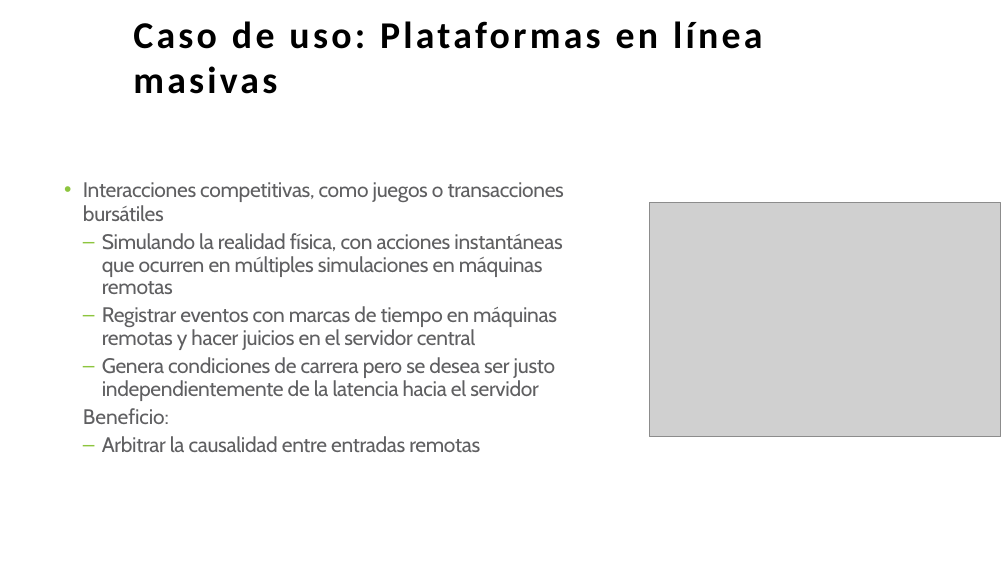
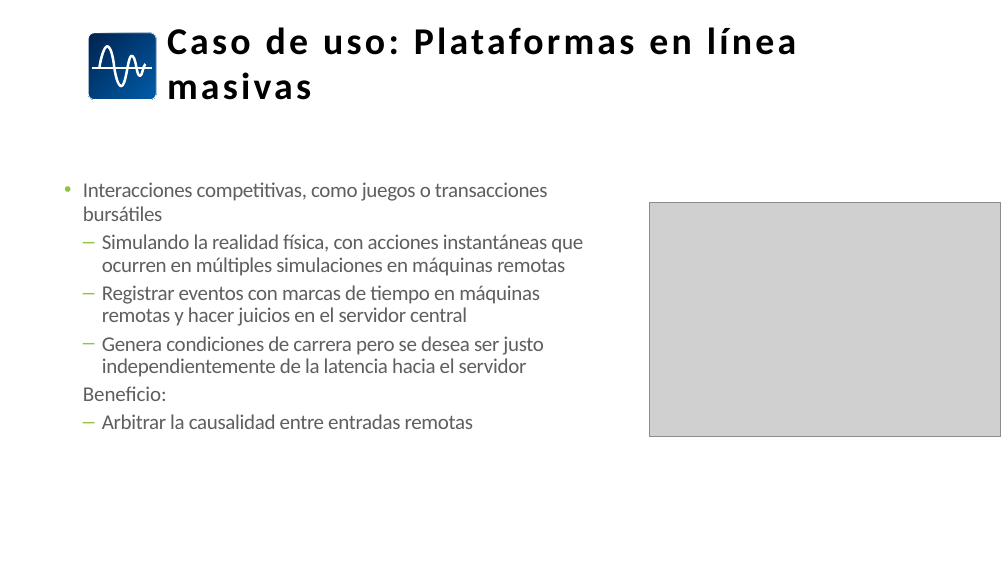
Before and after one commit to SiwaNetwork/QUANTUM, a slide deck: slide 3 of Time-Card/ДОКУМЕНТЫ/МАТЕРИАЛ СТАТЬИ/Синхронизация кейсы на испанском.pptx. Drawn at 1008x567 pixels with LibreOffice and Linux fonts; fonts in the diff are those of the drawing; grey boxes stand for pictures. Boxes give left, top, right and bottom in pixels: in the first picture for what was removed or moved away, otherwise in the second. Text is boxed around its words. In the diff, an @@ line names an element or a change of style, - is before the commit and + after.

```diff
--- a/Time-Card/ДОКУМЕНТЫ/МАТЕРИАЛ СТАТЬИ/Синхронизация кейсы на испанском.pptx
+++ b/Time-Card/ДОКУМЕНТЫ/МАТЕРИАЛ СТАТЬИ/Синхронизация кейсы на испанском.pptx
@@ title "Caso de uso: Plataformas en ...": place and size @@
-title "Caso de uso: Plataformas en ..." at [133, 21, 762, 94]
+title "Caso de uso: Plataformas en ..." at [167, 27, 796, 100]
@@ freeform shape added at [88, 33, 157, 99], fill gradient #005CA9 to #002856, outline #FFFFFF 0.75 pt @@
@@ freeform shape added at [98, 45, 147, 88], fill #FFFFFF @@
@@ freeform shape added at [92, 67, 153, 69], fill #FFFFFF @@
@@ text "Interacciones competitivas, como juegos o ..." at [83, 182, 583, 429]: font Cabin to Calibri @@
```
Also in this commit, not shown: 12 other slides changed, 24 slides added, 8 slides removed, 4 other files.
